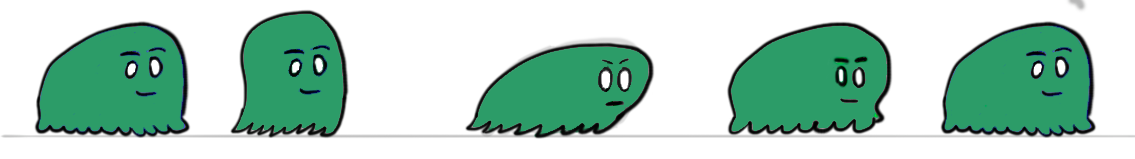
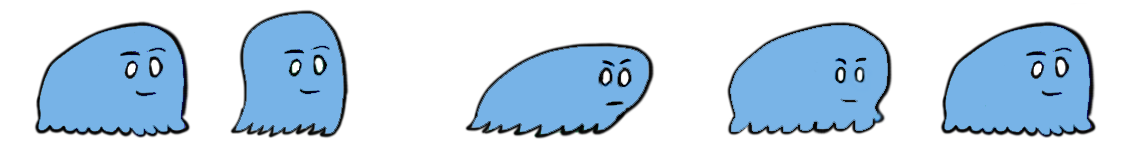
Layered file, before and after one edit (w=1135, h=159). Changes by layer:
painted on "Layer 12" over [944, 2, 1115, 135]
renamed "Layer 11" to "Layer 13", painted on it over [726, 23, 893, 136]
painted on "Layer 10" over [472, 46, 649, 134]
hid "Layer 3", painted on it over [480, 36, 655, 138]
painted on "Layer 9" over [236, 13, 344, 134]
painted on "Layer 6" over [38, 25, 185, 135]
hid "Layer 7" over [0, 0, 1135, 139]
